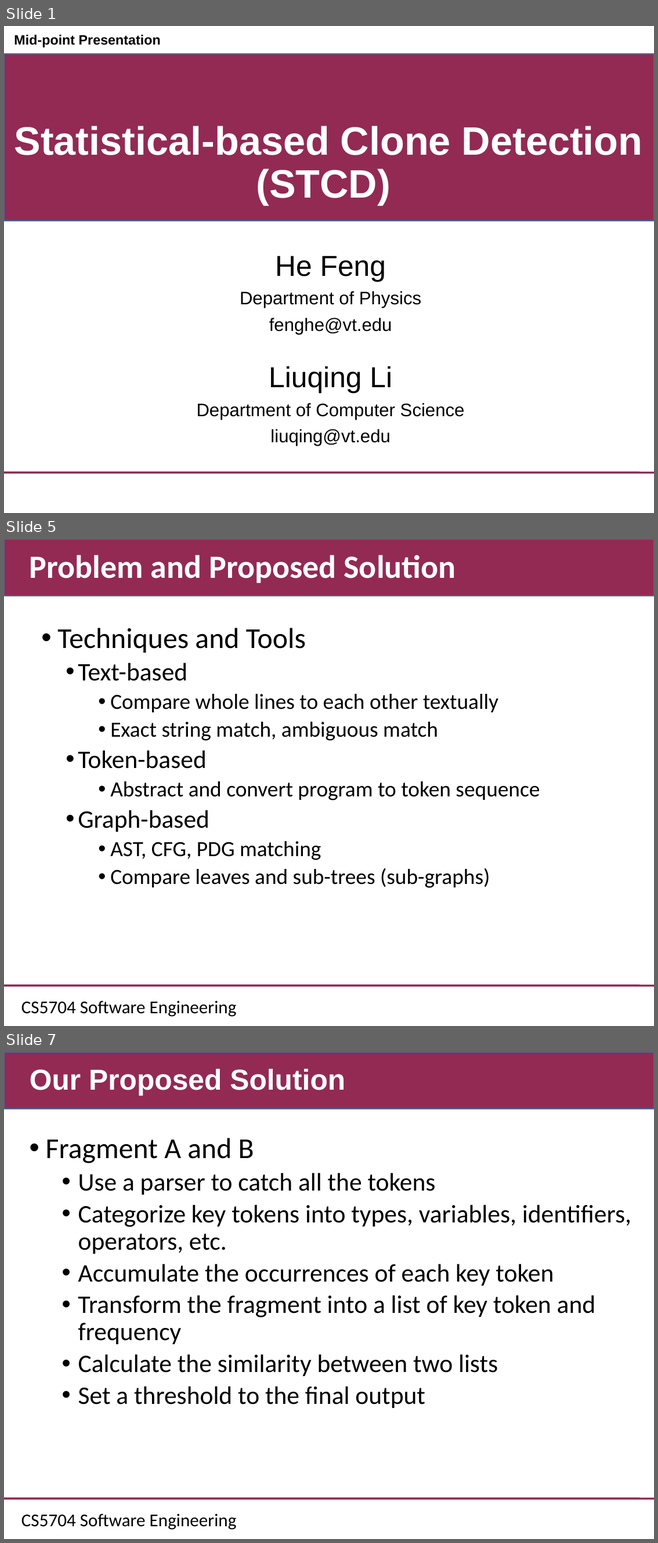
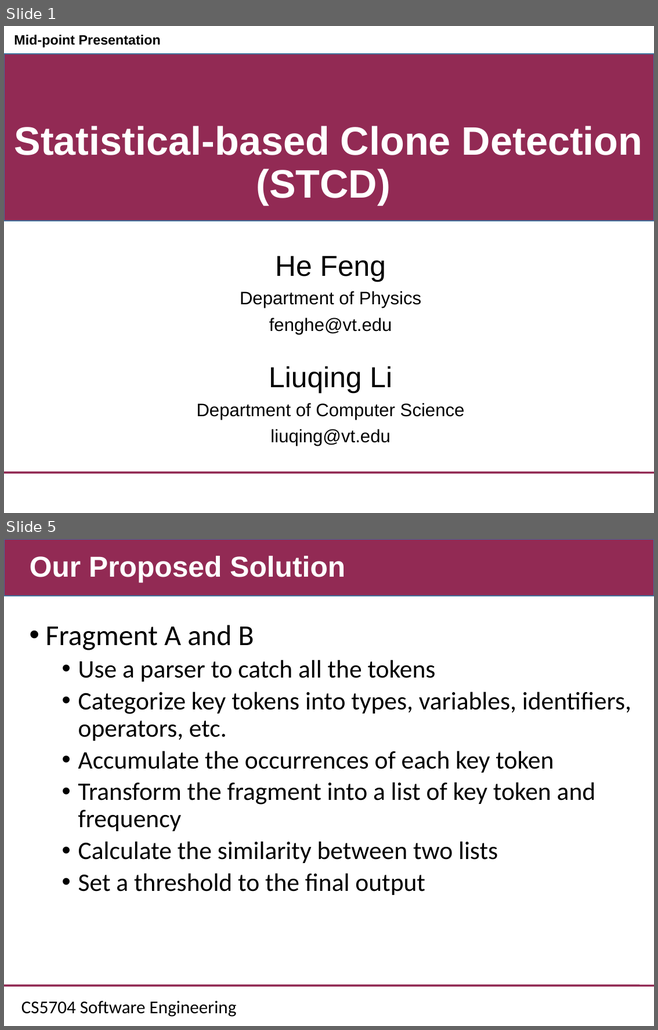
Before and after one commit to CSCC5704/Documents, a slide deck: CS5704_midpresentation.ppt. Shown one above the other, each under a label of ours: slides 1, 5 and 7 before the commit, slides 1 and 5 after it; the slides between them are not shown. The pictures are 658x1543 and 658x1030 pixels, drawn with LibreOffice and Linux fonts; fonts in the diff are those of the drawing; background and template pictures are left out. Boxes give left, top, right and bottom in pixels: in the first picture for what was removed or moved away, otherwise in the second. Text is boxed around its words. In the diff, an @@ line names an element or a change of style, - is before the commit and + after.

```diff
--- a/CS5704_midpresentation.ppt
+++ b/CS5704_midpresentation.ppt
@@ slide 5 removed at <box>4,539,654,1026</box>, background #FFFFFF; not listed: 3 template elements that a slide beside it also shows @@
@@ title removed at <box>30,555,456,583</box> @@
-Problem and Proposed Solution
@@ text removed at <box>57,628,539,888</box> @@
-• Techniques and Tools
-  • Text-based
-    • Compare whole lines to each other textually
-    • Exact string match, ambiguous match
-  • Token-based
-    • Abstract and convert program to token sequence
-  • Graph-based
-    • AST, CFG, PDG matching
-    • Compare leaves and sub-trees (sub-graphs)
@@ what was slide 7 is now slide 5 @@
```
Also in this commit, not shown: 7 slides changed, 15 slides added, 3 other slides removed, 1 other file.
